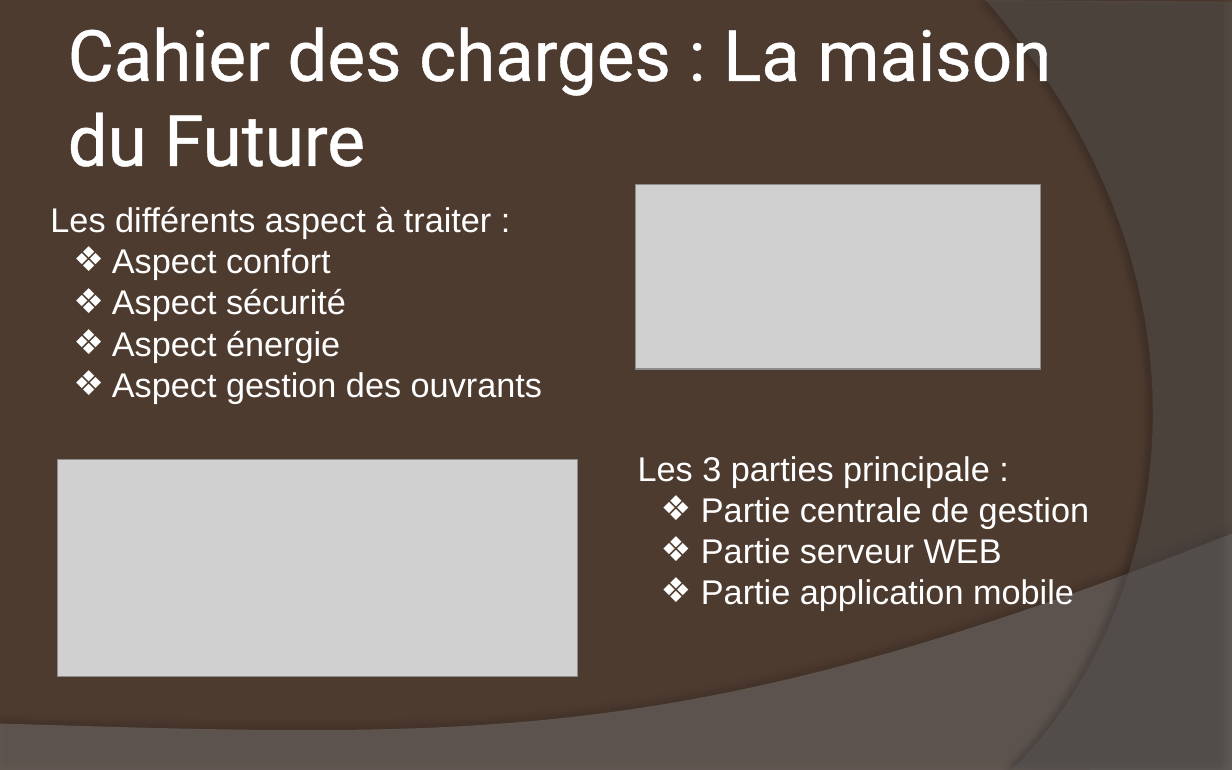
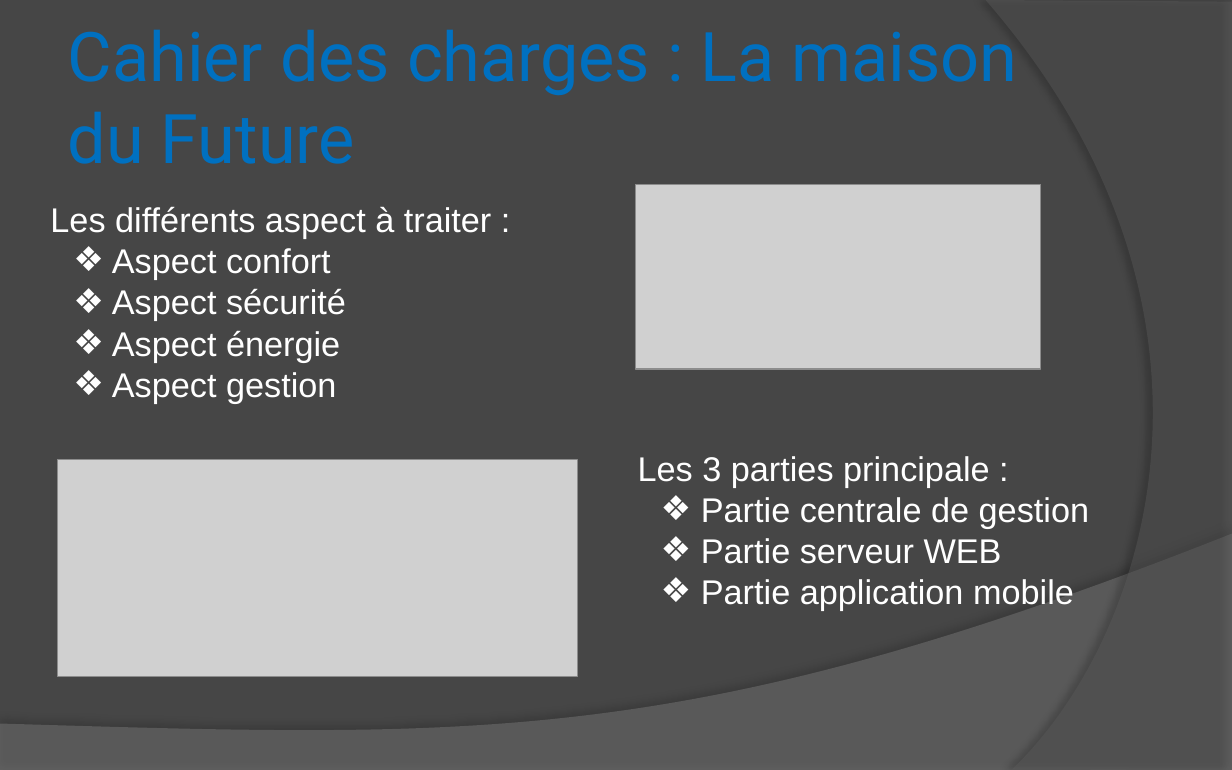
Before and after one commit to DrBalf/domotique_bts_sn_ec_projet, a slide deck: slide 2 of Rapport/Benjamin/RevueDeProjet.pptx. Drawn at 1232x770 pixels with LibreOffice and Linux fonts; fonts in the diff are those of the drawing; grey boxes stand for pictures. Boxes give left, top, right and bottom in pixels: in the first picture for what was removed or moved away, otherwise in the second. Text is boxed around its words. In the diff, an @@ line names an element or a change of style, - is before the commit and + after.

```diff
--- a/Rapport/Benjamin/RevueDeProjet.pptx
+++ b/Rapport/Benjamin/RevueDeProjet.pptx
@@ background #4E3B30 to #464646 @@
@@ title "Cahier des charges : La ..." at (x1=68, y1=30, x2=1018, y2=164): size 41.4 to 40 pt, text colour #FFFFFF to #0070C0, letter outline #FFFFFF 1.45 pt to #FFFFFF 0.25 pt @@
@@ text at (x1=112, y1=372, x2=336, y2=403): text changed @@
-  ❖ Aspect gestion des ouvrants
+  ❖ Aspect gestion
```
Also in this commit, not shown: 18 other slides changed, 14 other files.
